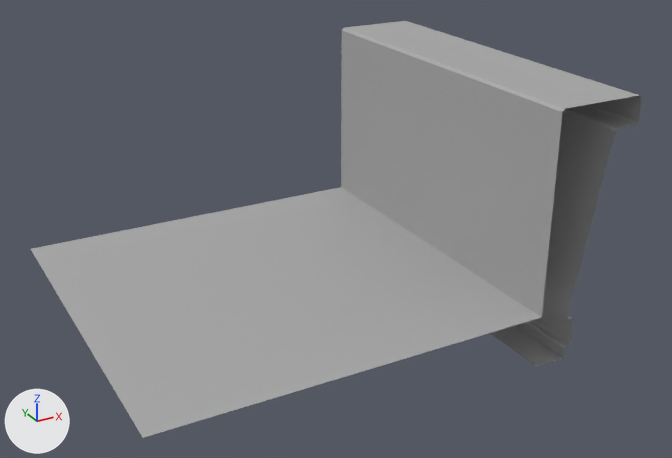
The FBX model Assets/Art Prefabs/StaticMesh/ModularKits/HouseKit/SM_2x2_FlatRoof_Straight.fbx: old version first, new version second.
Both versions are drawn from a 50 mm camera at (-0.79, -3.0, 2.49) aimed at (1.35, 0.88, 0.55). Arrows for +X, +Y and +Z are at lower left; the lights stay in place. Where no turn or scale is listed for an object, it has been applied to the vertices.

Names of what the first picture shows: 'SM_2x2_FlatRoof_Straight1'.
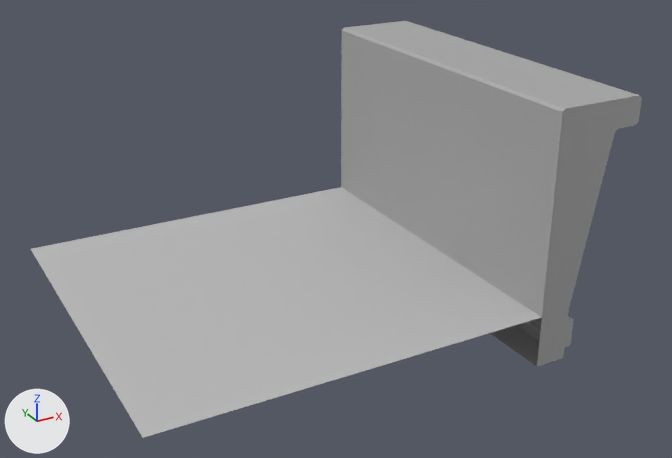
Changed parts and their boxes [x1, y1, x2, y2] in the pictures (672 x 458 px):
part 1 of me_mesh, built on: before [341, 21, 639, 317]; after [341, 21, 642, 366]
part 2 of me_mesh, recoloured: [31, 187, 541, 438] in both

Diff of the bpy script that builds the scene:
```diff
--- a/Assets/Art Prefabs/StaticMesh/ModularKits/HouseKit/SM_2x2_FlatRoof_Straight.fbx.py
+++ b/Assets/Art Prefabs/StaticMesh/ModularKits/HouseKit/SM_2x2_FlatRoof_Straight.fbx.py
@@ mat_lambert3 @@
+mat_lambert3 = principled_material('lambert3')
+mat_lambert3.base_color = (0.5, 0.5, 0.5)  # grey #bcbcbc
@@ me_mesh @@
 # used by ob_sm_2x2_flatroof_straight1; location = (0.0, 0.0, 0.0)
-me_mesh.from_pydata(...)  # 43 vertices, 20 faces; spans x 0.0..2.48, y 0.0..2.0, z 0.0..1.32
+me_mesh.from_pydata(...)  # 70 vertices, 67 faces; spans x 0.0..2.48, y 0.0..2.0, z 0.0..1.32
+# me_mesh part 1
+# 1 vertex is removed from x 2.0, y 0.0, z 1.12
+# 2 faces are deleted
+# 16 vertices are added at x 2.0..2.46, y 0.0..2.0, z 0.05..1.32
+# 6 new vertices lie (-0.11, 0.0, 0.0) away from vertices in x 2.46, y 0.0..2.0, z 1.19..1.32
+# 6 new vertices lie (-0.33, 0.0, 0.0) away from vertices in x 2.33, y 0.0..2.0, z 1.17..1.19
+# 49 new faces join them, mat_standardsurface1 (grey #aaaaaa)
+# me_mesh part 2: 1 face spanning x 0.0..2.0, y 0.0..2.0, z 0.28 switches from mat_standardsurface1 (grey #aaaaaa) to mat_lambert3 (grey #bcbcbc)
 me_mesh.materials.append(mat_standardsurface1)
+me_mesh.materials.append(mat_lambert3)  # grey #bcbcbc
```
